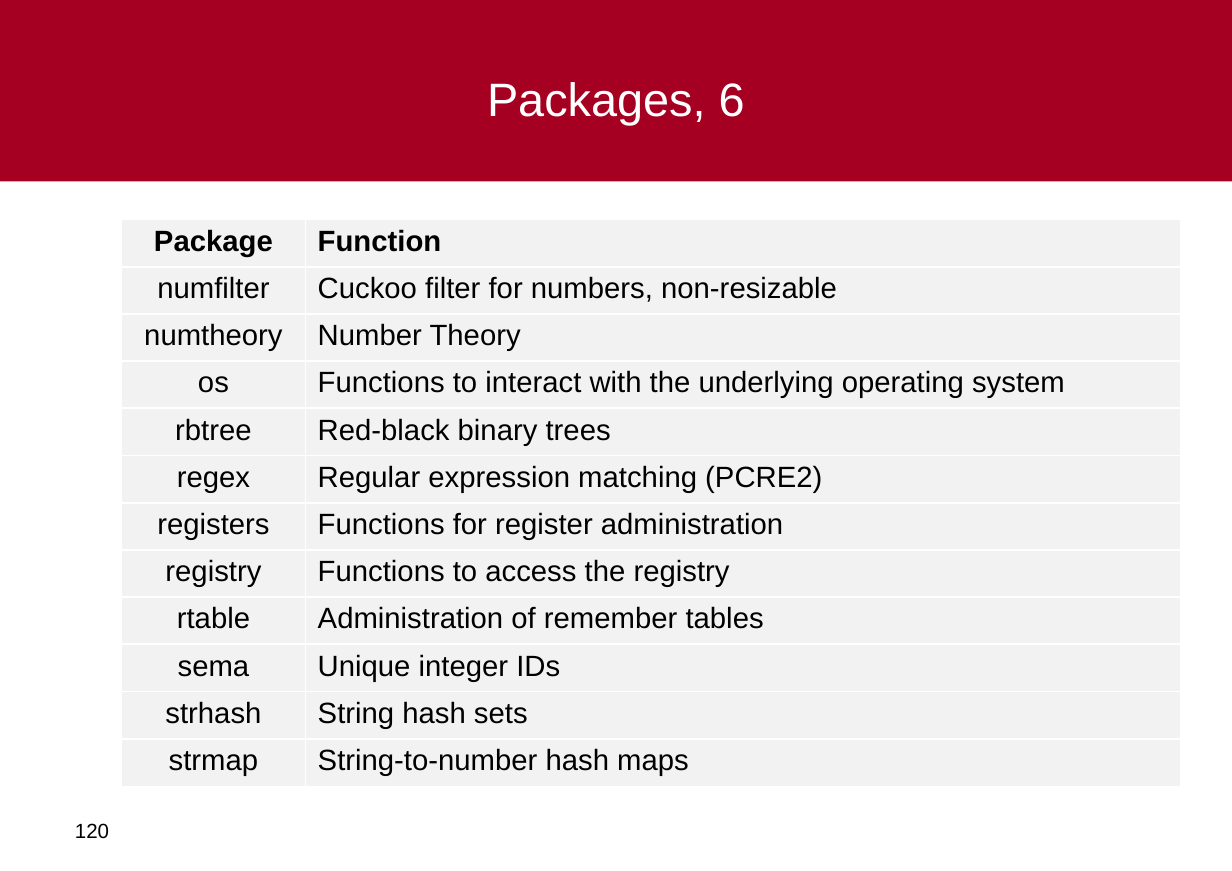
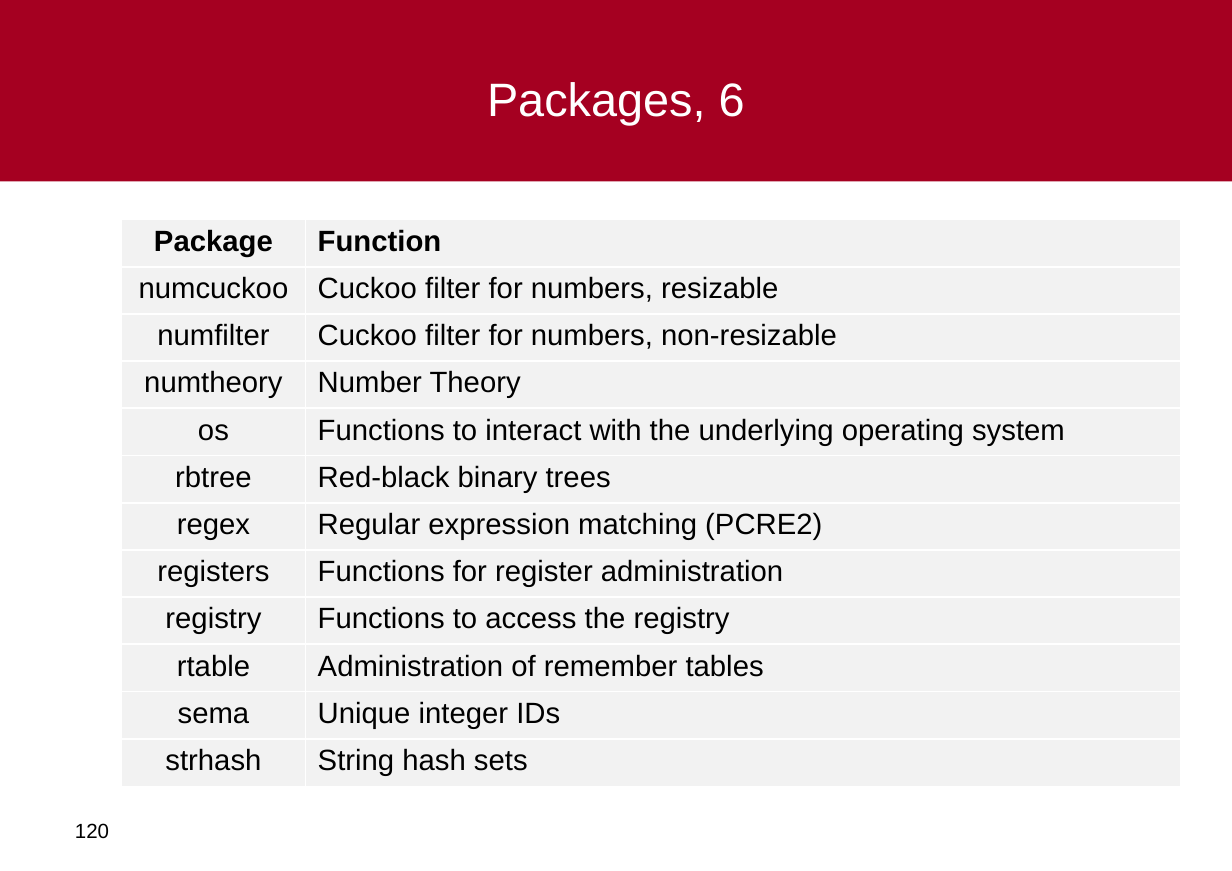
Before and after one commit to al-agena/Agena, a slide deck: slide 120 of doc/agena-crashcourse.ppt. Drawn at 1232x871 pixels with LibreOffice and Linux fonts; fonts in the diff are those of the drawing; background and template pictures are left out. Boxes give left, top, right and bottom in pixels: in the first picture for what was removed or moved away, otherwise in the second. Text is boxed around its words. In the diff, an @@ line names an element or a change of style, - is before the commit and + after.

```diff
--- a/doc/agena-crashcourse.ppt
+++ b/doc/agena-crashcourse.ppt
@@ table at [121, 219, 1180, 783] @@
+row 2: numcuckoo | Cuckoo filter for numbers, resizable
-row 12: strmap | String-to-number hash maps
```
Also in this commit, not shown: 10 other slides changed, 4 other files.
